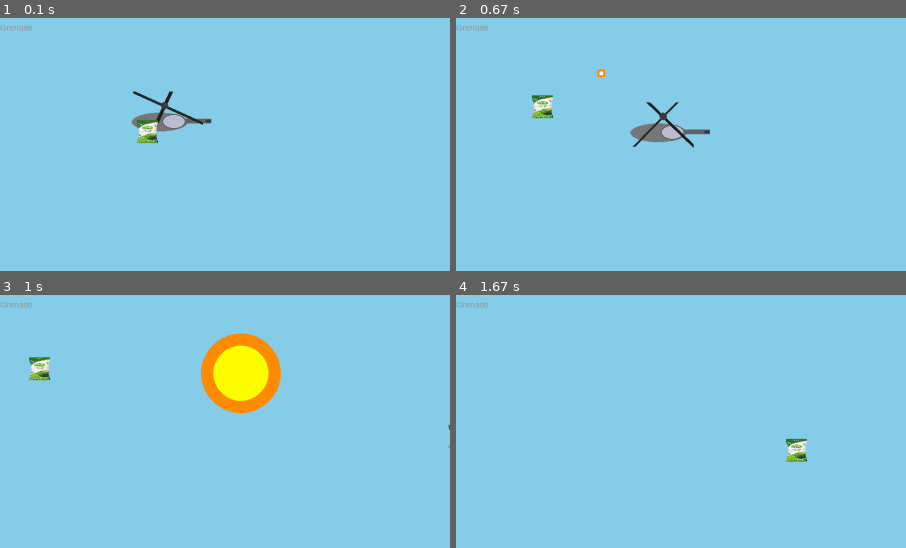
Above: before the commit, frames 1-4 (two rows, left to right).
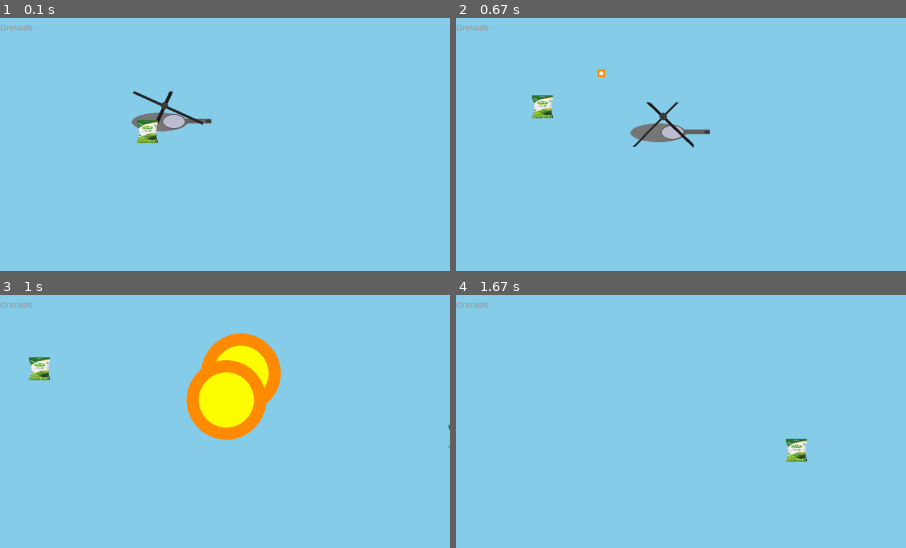
Above: after the commit, the same moments.

Repository: SayaUSB/FP-PBO-Pygame
Game: pygame game, started from main.py
Same seed, same stepped clock (60 frames per second), same inputs: the game is played once before the commit and once after it.
Inputs:
- Up to frame 1 (0.1 s): no input
- Up to frame 2 (0.67 s): tap G at 0.33 s
- Up to frame 3 (1 s): hold Left from 0.67 s (still down); tap F at 0.73 s; tap C at 0.82 s
- Up to frame 4 (1.67 s): tap F at 1.03, 1.3, 1.63 s; release Left at 1.2 s; hold Down 1.23-1.53 s; tap G at 1.38 s; hold Left from 1.57 s (still down)
The pictures show only the part of the screen within x 28-78%, y 0-50%; the shares and areas given below are measured in that part.

Frames 1-2 are identical in both runs. In frame 3, 3.5% of the frame differs, in the area x 41-60%, y 25-58%; in frame 4, nothing differs.

Commit message:
fix: Explosion bug

Diff:
--- a/game.py
+++ b/game.py
@@ -159,14 +159,14 @@
             if dist < EXPLOSION_RADIUS:
                 e.hp -= EXPLOSION_DAMAGE
                 self.add_score(e.hit_score)
-                if e.hp <= 0:
-                    if e.type_name == 'tank':
-                        expl = Explosion(e.rect.centerx, e.rect.centery)
-                        self.all_sprites.add(expl)
-                        self.effects.add(expl)
-                    self.spawn_loot(e)
-                    self.add_score(e.score_val)
-                    e.kill()
+            if e.hp <= 0:
+                if e.type_name == 'tank' or e.type_name == 'heli':
+                    expl = Explosion(e.rect.centerx, e.rect.centery)
+                    self.all_sprites.add(expl)
+                    self.effects.add(expl)
+                self.spawn_loot(e)
+                self.add_score(e.score_val)
+                e.kill()
 
         for b in self.boss_group:
             dist = math.hypot(b.rect.centerx - grenade.rect.centerx, b.rect.centery - grenade.rect.centery)
@@ -288,6 +288,10 @@
                 self.add_score(e.hit_score)
 
             if e.hp <= 0:
+                if e.type_name == 'tank' or e.type_name == 'heli':
+                    expl = Explosion(e.rect.centerx, e.rect.centery)
+                    self.all_sprites.add(expl)
+                    self.effects.add(expl)
                 self.spawn_loot(e)
                 self.add_score(e.score_val)
                 e.kill()
@@ -328,7 +332,7 @@
                 self.player.hp = min(self.player.max_hp, self.player.hp + 30)
             elif item.type_name == 'mg':
                 self.player.weapon_type = "hmg"
-                self.player.ammo = 100
+                self.player.ammo += 100
                 self.hmg_pickup_msg_timer = 60
 
         # game over
